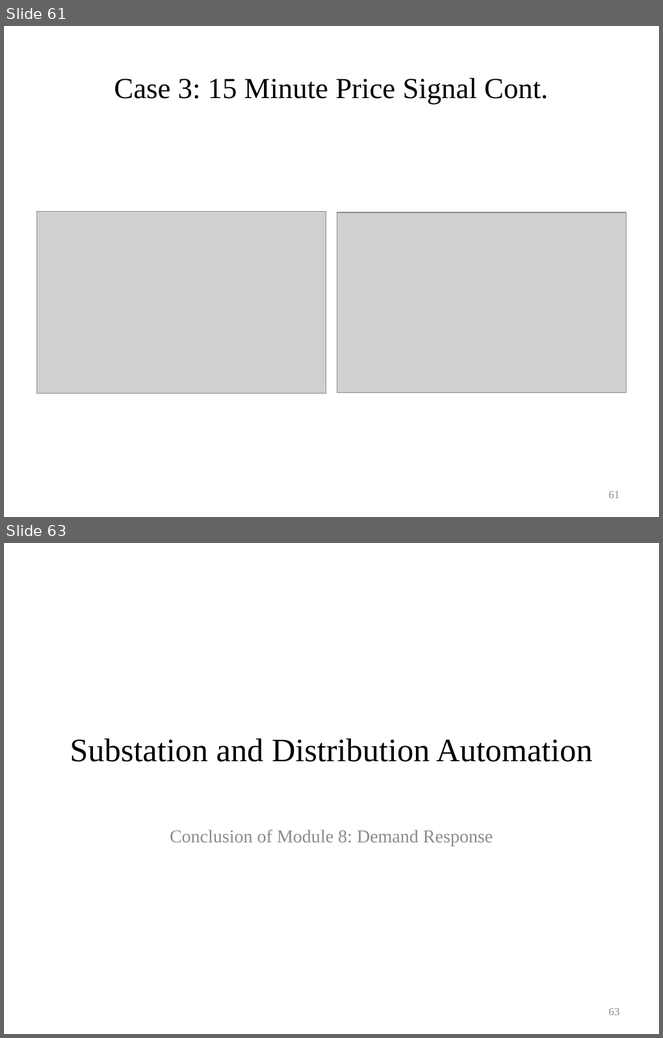
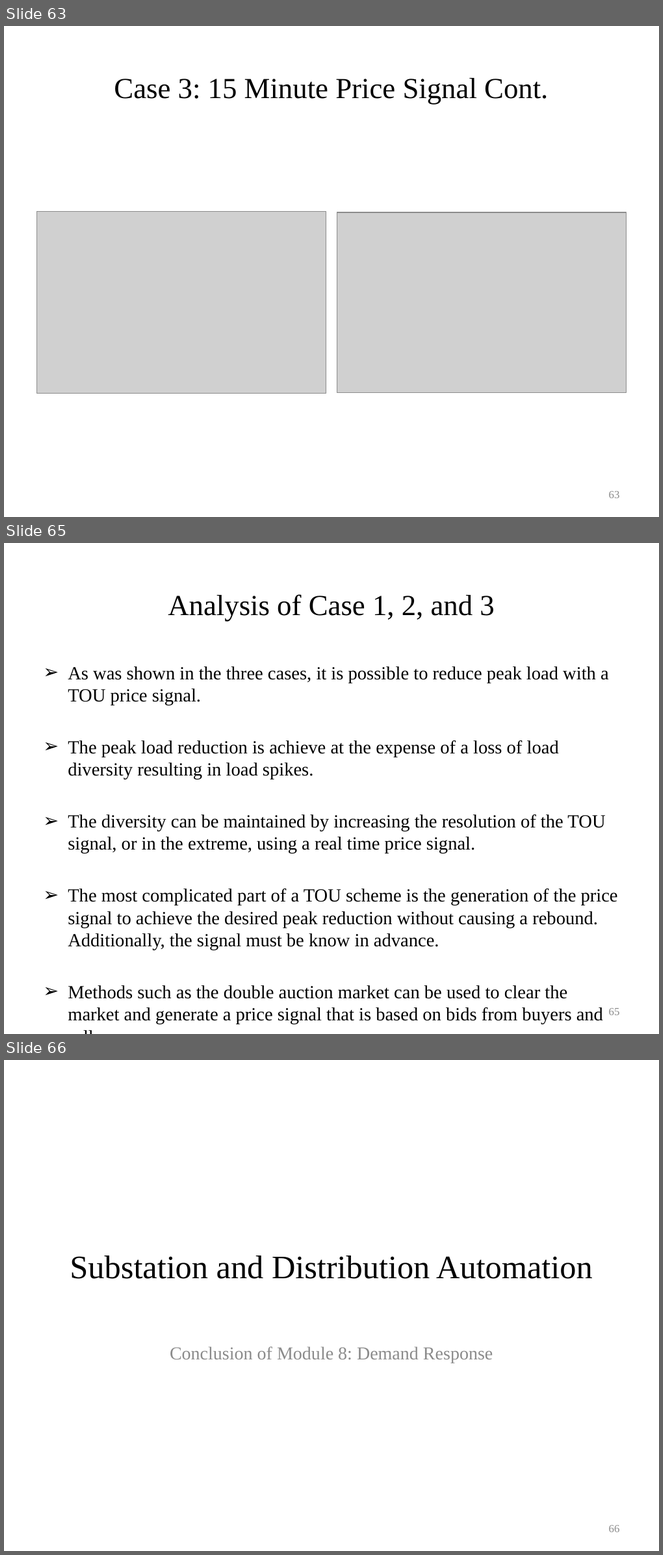
Before and after one commit to gridlab-d/course, a slide deck: University of Washington Class/Narrated Slides/Module 8 - Demand response.pptx. Shown one above the other, each under a label of ours: slides 61 and 63 before the commit, slides 63, 65 and 66 after it; the slides between them are not shown. The pictures are 663x1038 and 663x1555 pixels, drawn with LibreOffice and Linux fonts; fonts in the diff are those of the drawing; grey boxes stand for pictures; background and template pictures are left out. Boxes give left, top, right and bottom in pixels: in the first picture for what was removed or moved away, otherwise in the second. Text is boxed around its words. In the diff, an @@ line names an element or a change of style, - is before the commit and + after.

```diff
--- a/University of Washington Class/Narrated Slides/Module 8 - Demand response.pptx
+++ b/University of Washington Class/Narrated Slides/Module 8 - Demand response.pptx
@@ slide 65 added at [4, 543, 659, 1034], background #FFFFFF @@
@@ title added at [168, 594, 494, 621], 32 pt, text #000000 @@
+Analysis of Case 1, 2, and 3
@@ text added at [68, 667, 618, 1025], 20.4 pt, text #000000 @@
+➢ As was shown in the three cases, it is possible to reduce peak load with a TOU price signal.
+➢ The peak load reduction is achieve at the expense of a loss of load diversity resulting in load spikes.
+➢ The diversity can be maintained by increasing the resolution of the TOU signal, or in the extreme, using a real time price signal.
+➢ The most complicated part of a TOU scheme is the generation of the price signal to achieve the desired peak reduction without causing a rebound. Additionally, the signal must be know in advance.
+➢ Methods such as the double auction market can be used to clear the market and generate a price signal that is based on bids from buyers and sellers.
@@ page number added at [609, 1008, 620, 1016], 12 pt, text #8C8C8C @@
+65
@@ what was slide 61 is now slide 63 @@
@@ page number at [609, 491, 620, 499]: text changed @@
-61
+63
@@ what was slide 63 is now slide 66 @@
@@ page number at [609, 1525, 620, 1533]: text changed @@
-63
+66
```
Also in this commit, not shown: 7 slides changed, 3 other slides added, 1 slide removed.
